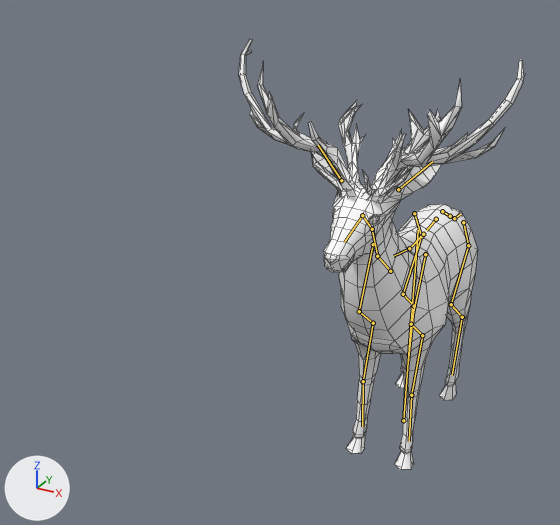
Before and after pictures for a commit that changed the FBX model Assets/Models/Animals/Deer_001.fbx.
Before and after are seen from a 50 mm camera at (1.06, -3.27, 2.38) aimed at (-0.62, -0.2, 0.84). Every picture has the same lights, and +X, +Y and +Z are marked at lower left. The older version comes first. The bones that change, and the others that lie on the model, are drawn over the model as lines. Mesh edges are drawn as thin lines.

In view in the first picture: 'Deer_001'.
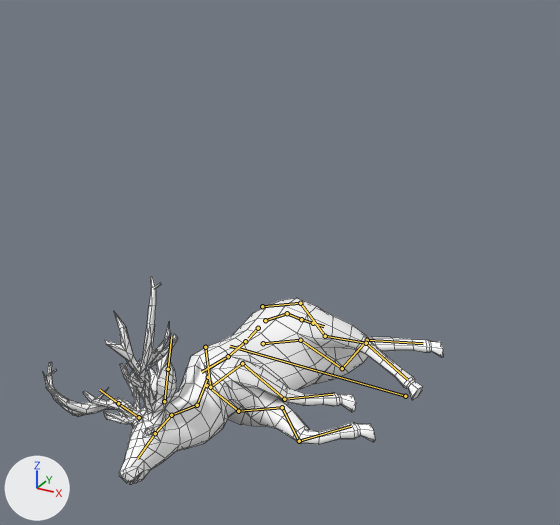
The newer file adds an action. The first version stands in its rest pose; the second is drawn at frame 79 of the action 'Deer_001_rig|Deer_001_death'.

Patch to the scene script:
```diff
--- a/Assets/Models/Animals/Deer_001.fbx.py
+++ b/Assets/Models/Animals/Deer_001.fbx.py
@@ bone_root @@
 bone_root = bpy.data.objects['Deer_001_rig'].pose.bones['Root']
-bone_root.location = (0.0, 0.0, 0.0)
-bone_root.rotation_quaternion = (1.0, 0.0, 0.0, 0.0)  # degrees (0, 0, 0)
+bone_root.location = (0.0, 0.15, 0.0)
+bone_root.rotation_quaternion = (0.707, 0.0, 0.0, -0.707)  # degrees (0, 0, -90)
@@ bone_thigh_r @@
 bone_thigh_r = bpy.data.objects['Deer_001_rig'].pose.bones['thigh.R']  # child of 'shoulder.R'
-bone_thigh_r.rotation_quaternion = (1.0, 0.0, 0.0, 0.0)  # degrees (0, 0, 0)
+bone_thigh_r.rotation_quaternion = (0.953, -0.247, 0.11, -0.135)  # degrees (-30, 8, -18)
@@ bone_spine_001 @@
 bone_spine_001 = bpy.data.objects['Deer_001_rig'].pose.bones['spine.001']  # child of 'spine.002'
-bone_spine_001.rotation_quaternion = (1.0, 0.0, 0.0, 0.0)  # degrees (0, 0, 0)
+bone_spine_001.rotation_quaternion = (0.946, 0.196, -0.032, -0.257)  # degrees (23, 2, -30)
@@ bone_front_thigh_r @@
 bone_front_thigh_r = bpy.data.objects['Deer_001_rig'].pose.bones['front_thigh.R']  # child of 'front_shoulder.R'
-bone_front_thigh_r.rotation_quaternion = (1.0, 0.0, 0.0, 0.0)  # degrees (0, 0, 0)
+bone_front_thigh_r.rotation_quaternion = (0.985, 0.169, 0.016, 0.034)  # degrees (20, 1, 4)
@@ bone_front_shin_r @@
 bone_front_shin_r = bpy.data.objects['Deer_001_rig'].pose.bones['front_shin.R']  # child of 'front_thigh.R'
-bone_front_shin_r.rotation_quaternion = (1.0, 0.0, 0.0, 0.0)  # degrees (0, 0, 0)
+bone_front_shin_r.rotation_quaternion = (0.999, 0.053, 0.012, -0.001)  # degrees (6, 1, 0)
@@ bone_front_foot_r @@
 bone_front_foot_r = bpy.data.objects['Deer_001_rig'].pose.bones['front_foot.R']  # child of 'front_shin.R'
-bone_front_foot_r.rotation_quaternion = (1.0, 0.0, 0.0, 0.0)  # degrees (0, 0, 0)
+bone_front_foot_r.rotation_quaternion = (0.836, -0.544, 0.069, -0.026)  # degrees (-66, 5, -7)
@@ bone_spine_006 @@
 bone_spine_006 = bpy.data.objects['Deer_001_rig'].pose.bones['spine.006']  # child of 'spine.005'
-bone_spine_006.rotation_quaternion = (1.0, 0.0, 0.0, 0.0)  # degrees (0, 0, 0)
+bone_spine_006.rotation_quaternion = (0.876, -0.454, 0.08, -0.141)  # degrees (-55, 1, -19)
@@ bone_spine_007 @@
 bone_spine_007 = bpy.data.objects['Deer_001_rig'].pose.bones['spine.007']  # child of 'spine.006'
-bone_spine_007.rotation_quaternion = (1.0, 0.0, 0.0, 0.0)  # degrees (0, 0, 0)
+bone_spine_007.rotation_quaternion = (0.904, 0.13, -0.377, 0.156)  # degrees (10, -46, 15)
@@ bone_scull @@
 bone_scull = bpy.data.objects['Deer_001_rig'].pose.bones['scull']  # child of 'spine.008'
-bone_scull.rotation_quaternion = (1.0, 0.0, 0.0, 0.0)  # degrees (0, 0, 0)
+bone_scull.rotation_quaternion = (0.893, 0.437, -0.102, -0.04)  # degrees (53, -8, -9)
@@ bone_front_shoulder_l @@
 bone_front_shoulder_l = bpy.data.objects['Deer_001_rig'].pose.bones['front_shoulder.L']  # child of 'spine.005'
-bone_front_shoulder_l.rotation_quaternion = (1.0, 0.0, 0.0, 0.0)  # degrees (0, 0, 0)
+bone_front_shoulder_l.rotation_quaternion = (0.964, 0.23, -0.061, -0.12)  # degrees (27, -4, -15)
@@ bone_front_thigh_l @@
 bone_front_thigh_l = bpy.data.objects['Deer_001_rig'].pose.bones['front_thigh.L']  # child of 'front_shoulder.L'
-bone_front_thigh_l.rotation_quaternion = (1.0, 0.0, 0.0, 0.0)  # degrees (0, 0, 0)
+bone_front_thigh_l.rotation_quaternion = (0.86, -0.388, -0.244, 0.226)  # degrees (-53, -14, 37)
@@ bone_front_shin_l @@
 bone_front_shin_l = bpy.data.objects['Deer_001_rig'].pose.bones['front_shin.L']  # child of 'front_thigh.L'
-bone_front_shin_l.rotation_quaternion = (1.0, 0.0, 0.0, 0.0)  # degrees (0, 0, 0)
+bone_front_shin_l.rotation_quaternion = (0.897, 0.01, -0.067, -0.437)  # degrees (4, -6, -52)
@@ bone_front_foot_l @@
 bone_front_foot_l = bpy.data.objects['Deer_001_rig'].pose.bones['front_foot.L']  # child of 'front_shin.L'
-bone_front_foot_l.rotation_quaternion = (1.0, 0.0, 0.0, 0.0)  # degrees (0, 0, 0)
+bone_front_foot_l.rotation_quaternion = (0.965, -0.219, 0.046, 0.137)  # degrees (-24, 9, 14)
@@ bone_thigh_l @@
 bone_thigh_l = bpy.data.objects['Deer_001_rig'].pose.bones['thigh.L']  # child of 'shoulder.L'
-bone_thigh_l.rotation_quaternion = (1.0, 0.0, 0.0, 0.0)  # degrees (0, 0, 0)
+bone_thigh_l.rotation_quaternion = (0.994, -0.058, -0.032, -0.084)  # degrees (-6, -4, -9)
@@ bone_shin_l @@
 bone_shin_l = bpy.data.objects['Deer_001_rig'].pose.bones['shin.L']  # child of 'thigh.L'
-bone_shin_l.rotation_quaternion = (1.0, 0.0, 0.0, 0.0)  # degrees (0, 0, 0)
+bone_shin_l.rotation_quaternion = (0.98, 0.134, 0.046, -0.142)  # degrees (15, 7, -16)
@@ bone_foot_l @@
 bone_foot_l = bpy.data.objects['Deer_001_rig'].pose.bones['foot.L']  # child of 'shin.L'
-bone_foot_l.rotation_quaternion = (1.0, 0.0, 0.0, 0.0)  # degrees (0, 0, 0)
+bone_foot_l.rotation_quaternion = (0.998, 0.032, 0.014, 0.056)  # degrees (4, 1, 6)
```

Location of each change, (x1, y1, x2, y2) in pixels of the pictures (560 x 525 px):
'Deer_001', posed (40% wider, 52% shorter)
    before: (239, 39, 525, 470)
    after: (43, 277, 443, 484)
bone 'Root', root to tip
    before: (403, 420) to (418, 230)
    after: (405, 396) to (230, 346)
bone 'thigh.R', root to tip
    before: (421, 236) to (403, 294)
    after: (300, 340) to (342, 368)
bone 'spine.001', root to tip
    before: (450, 216) to (454, 218)
    after: (287, 313) to (301, 319)
bone 'front_thigh.R', root to tip
    before: (359, 311) to (373, 323)
    after: (238, 411) to (282, 407)
bone 'front_shin.R', root to tip
    before: (373, 323) to (363, 381)
    after: (282, 407) to (299, 441)
bone 'front_foot.R', root to tip
    before: (363, 381) to (362, 426)
    after: (299, 441) to (351, 426)
bone 'spine.006', root to tip
    before: (390, 271) to (377, 256)
    after: (208, 377) to (197, 405)
bone 'spine.007', root to tip
    before: (377, 256) to (372, 229)
    after: (197, 405) to (171, 415)
bone 'scull', root to tip
    before: (362, 215) to (344, 242)
    after: (155, 433) to (137, 458)
bone 'front_shoulder.L', root to tip
    before: (425, 254) to (411, 324)
    after: (205, 347) to (210, 387)
bone 'front_thigh.L', root to tip
    before: (411, 324) to (422, 335)
    after: (210, 387) to (242, 363)
bone 'front_shin.L', root to tip
    before: (422, 335) to (411, 395)
    after: (242, 363) to (284, 399)
bone 'front_foot.L', root to tip
    before: (411, 395) to (409, 441)
    after: (284, 399) to (333, 394)
bone 'thigh.L', root to tip
    before: (468, 245) to (451, 304)
    after: (300, 303) to (325, 336)
bone 'shin.L', root to tip
    before: (451, 304) to (462, 317)
    after: (325, 336) to (366, 343)
bone 'foot.L', root to tip
    before: (462, 317) to (452, 375)
    after: (366, 343) to (407, 379)
